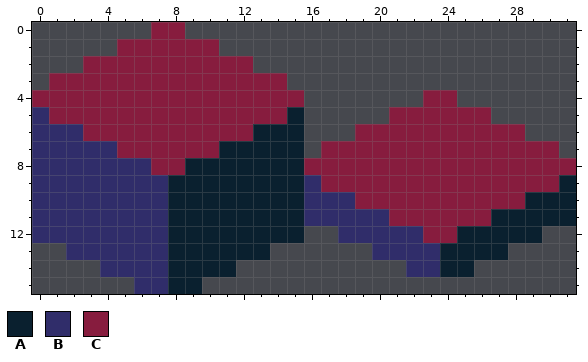
Pixel-art file, stored at src/assets/art/tileset.aseprite. Above, as it was before the edit.
32x16 pixels, 1 frame.
Palette (. is transparent): A #0a202f  B #302d6a  C #871c3e
Pixels before, first column x 0:
 0 .......CC.......................
 1 .....CCCCCC.....................
 2 ...CCCCCCCCCC...................
 3 .CCCCCCCCCCCCCC.................
 4 CCCCCCCCCCCCCCCC.......CC.......
 5 BCCCCCCCCCCCCCCA.....CCCCCC.....
 6 BBBCCCCCCCCCCAAA...CCCCCCCCCC...
 7 BBBBBCCCCCCAAAAA.CCCCCCCCCCCCCC.
 8 BBBBBBBCCAAAAAAACCCCCCCCCCCCCCCC
 9 BBBBBBBBAAAAAAAABCCCCCCCCCCCCCCA
10 BBBBBBBBAAAAAAAABBBCCCCCCCCCCAAA
11 BBBBBBBBAAAAAAAABBBBBCCCCCCAAAAA
12 BBBBBBBBAAAAAAAA..BBBBBCCAAAAA..
13 ..BBBBBBAAAAAA......BBBBAAAA....
14 ....BBBBAAAA..........BBAA......
15 ......BBAA......................
Now the later version:
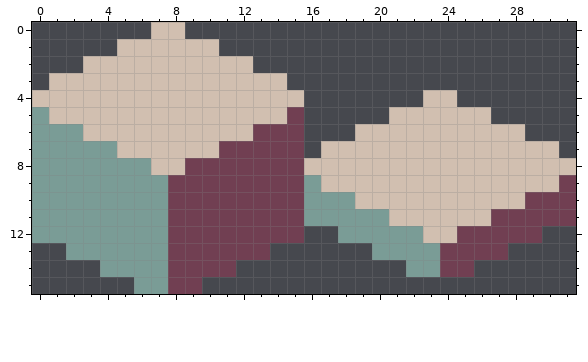
Changes in this commit:
{"colour":"A","old":"#0a202f","new":"#713f52"}
{"colour":"B","old":"#302d6a","new":"#7a9c96"}
{"colour":"C","old":"#871c3e","new":"#d1bfb0"}
{"label":"changed","picture_box":[32,22,576,294]}
